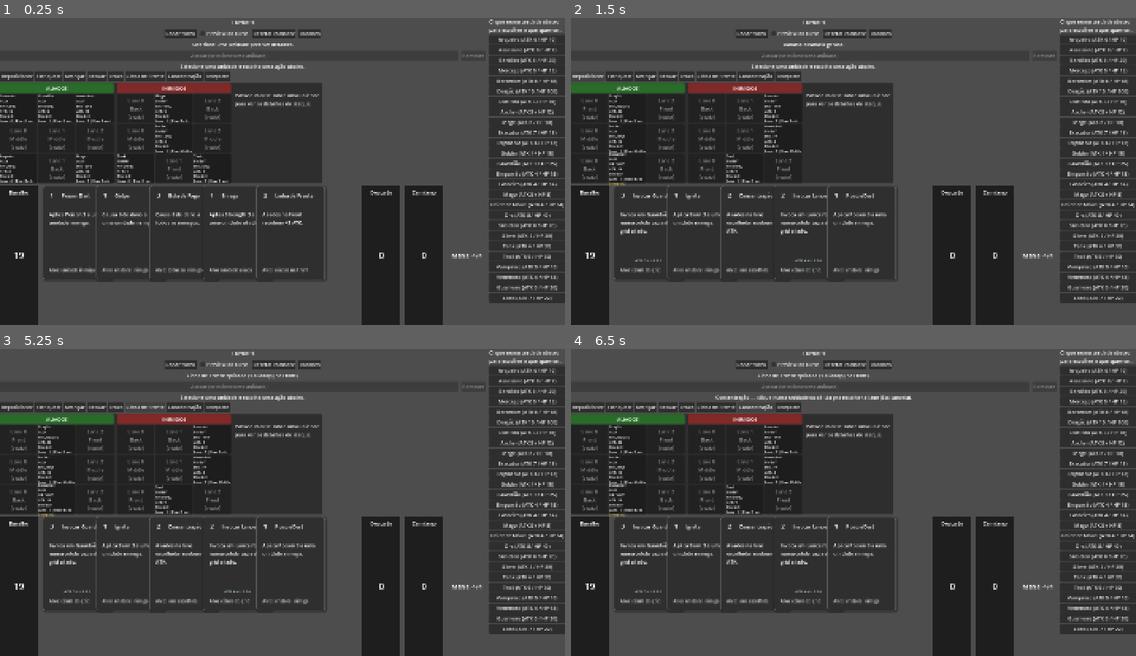
Above: before the commit, frames 1-4 (two rows, left to right).
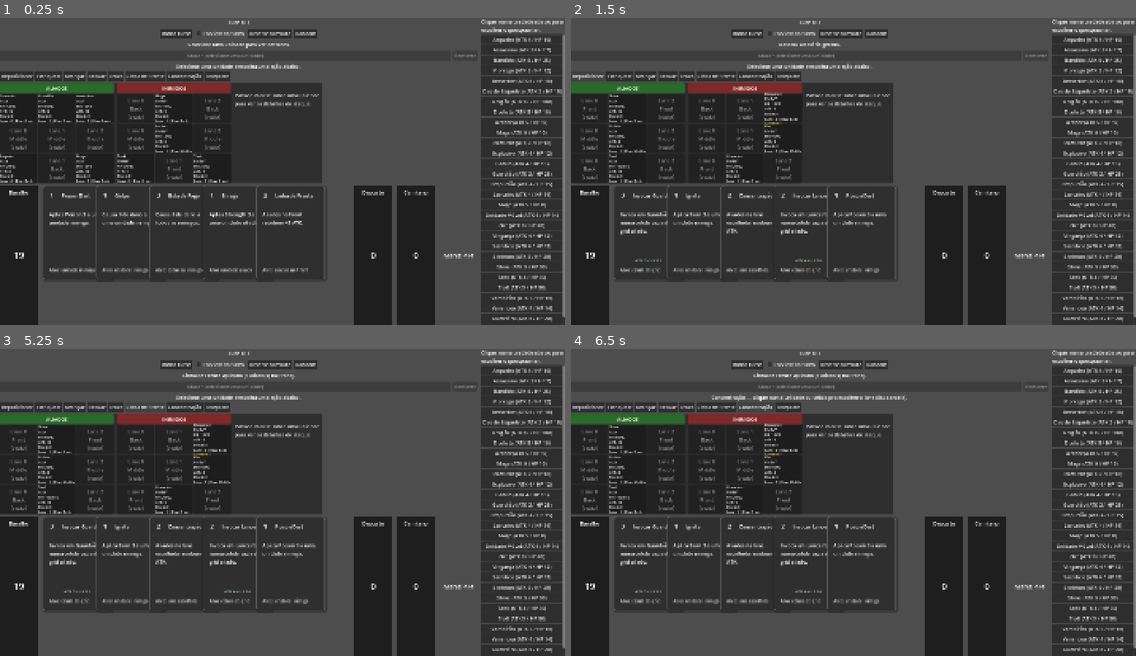
Above: after the commit, the same moments.

Repository: felippe-miguel/be-card
Game: Godot game, scene res://scenes/game.tscn
The game is run twice, just before and just after one commit, with the same random seed, the same clock (stepped at 60 frames per second) and the same inputs.
Inputs:
- Up to frame 1 (0.25 s): no input
- Up to frame 2 (1.5 s): click "Random" at 0.5 s; click "Reposicionar" at 1.25 s
- Up to frame 3 (5.25 s): click "Flanquear" at 2 s; click "Avançar" at 2.75 s; click "Recuar" at 3.5 s; click "Troca" at 4.25 s; click "Linha de Frente" at 5 s
- Up to frame 4 (6.5 s): click "Concentração" at 5.75 s

The runs differ from the first frame. In frame 1, 8.0% of the frame differs, in the area x 28-100%, y 0-100%; in frame 2, 8.5%; in frame 3, 8.6%; in frame 4, 8.7%, in the area x 6-100%, y 0-100%.

Commit message:
feat(combat): efeitos de morte (Etapa 4 do plano de mecanicas)
Explora a morte como evento de gameplay, nao so remocao de unidade
(docs/MECHANICS_EXECUTION_PLAN.md Etapa 4).

- BattleState.on_unit_died(): agora remove a unidade do grid
  explicitamente ANTES de disparar ON_DEATH, em vez de esperar a
  reacao normal a Unit.changed -- necessario pra Death Spawn poder
  invocar na mesma celula de quem morreu, que precisa estar livre
  nesse momento. lane/row/faction continuam capturados antes da
  remocao pro contexto do evento; a remocao reativa que aconteceria
  depois (via changed) vira um no-op seguro.
- resolve_trigger_targets(): dois alvos novos -- 'lane_allies'
  (Sacrifice: cura os aliados da mesma lane, mesma simplificacao ja
  usada pelo lane_enemies do Explosive) e 'all_allies'/'all_enemies'
  (Revenge: toda a faccao, qualquer lane -- reaproveita TargetSystem.
  get_units_by_faction(), o mesmo das cartas).
- execute_trigger_effect(): novo efeito 'summon' (Death Spawn) --
  resolvido a parte de resolve_trigger_targets()/apply_basic_effect()
  (nao afeta unidades existentes, cria uma nova), invoca na celula
  liberada de quem morreu.
- Conteudo de teste: Sacrificio (on_death -> cura aliados da lane),
  Vinganca (on_death -> Strength 1 pra todos os aliados), Ovo de
  Esqueleto (on_death -> invoca um Skeleton na propria celula).
  Explosivo (Etapa 2) ja cobria o caso 'Explosive' pedido pelo doc.

Validado com smoke test headless cobrindo os criterios de aceite:
cura restrita a lane certa, buff global, spawn na celula certa com a
faccao certa, cadeia de mortes (Explosive matando outro Explosive --
cada died disparou exatamente 1 vez, sem loop infinito) e duas mortes
simultaneas no mesmo turno de faccao sem quebrar o loop de combate.

Diff:
--- /dev/null
+++ b/data/units/death_spawn.json
@@ -0,0 +1,10 @@
+{
+  "id": "death_spawn",
+  "name": "Ovo de Esqueleto",
+  "max_hp": 10,
+  "attack": 2,
+  "attack_pattern": "lane_front",
+  "triggers": [
+    { "event": "on_death", "effect": { "type": "summon", "unit": "skeleton" } }
+  ]
+}
--- /dev/null
+++ b/data/units/revenge.json
@@ -0,0 +1,10 @@
+{
+  "id": "revenge",
+  "name": "Vingança",
+  "max_hp": 12,
+  "attack": 4,
+  "attack_pattern": "lane_front",
+  "triggers": [
+    { "event": "on_death", "effect": { "type": "apply_status", "target": "all_allies", "status": "strength", "stacks": 1 } }
+  ]
+}
--- /dev/null
+++ b/data/units/sacrifice.json
@@ -0,0 +1,10 @@
+{
+  "id": "sacrifice",
+  "name": "Sacrifício",
+  "max_hp": 12,
+  "attack": 4,
+  "attack_pattern": "lane_front",
+  "triggers": [
+    { "event": "on_death", "effect": { "type": "heal", "target": "lane_allies", "amount": 5 } }
+  ]
+}
--- a/scripts/battle_state.gd
+++ b/scripts/battle_state.gd
@@ -136,17 +136,27 @@
 func wire_unit_events(unit: Unit) -> void:
 	unit.died.connect(func(): on_unit_died(unit))
 
-## Chamado por Unit.died assim que hp chega a 0 — ainda ANTES da remoção do
-## grid (que só acontece reagindo a Unit.changed, emitido logo depois de
-## died dentro de take_damage()), por isso lane/row/faction ainda são
-## válidos aqui pra qualquer trigger ON_DEATH que precise de posição (ex.:
-## Explosive, que causa dano aos inimigos da mesma lane).
+## Chamado por Unit.died assim que hp chega a 0 — ainda ANTES da remoção
+## "reativa" do grid (que só aconteceria depois, reagindo a Unit.changed,
+## emitido logo depois de died dentro de take_damage()). Captura lane/row/
+## faction ANTES de remover (usados pelo context de ON_DEATH — Explosive/
+## Sacrifice/Revenge miram por posição/facção, não pela unidade em si), e
+## remove do grid AGORA, explicitamente, em vez de esperar a reação normal
+## — Death Spawn (docs/MECHANICS_EXECUTION_PLAN.md Etapa 4) invoca outra
+## unidade na MESMA célula de quem morreu, e isso só é possível se a
+## célula já estiver livre quando o trigger ON_DEATH rodar. remove_unit()
+## chamado de novo depois (reagindo a changed) é um no-op seguro — a
+## unidade já não está mais na célula (ver BattleFloor.remove_unit()).
 func on_unit_died(unit: Unit) -> void:
-	fire_event(unit, "on_death", {
+	var context = {
 		"lane": unit.lane,
 		"row": unit.row,
 		"faction": unit.faction,
-	})
+	}
+
+	battlefield.get_floor(0).remove_unit(unit)
+
+	fire_event(unit, "on_death", context)
 
 ## Passiva do Guardião: recalcula do zero, para cada facção, o bônus de
 ## HP máximo que cada unidade recebe de auras de aliados adjacentes —
@@ -322,7 +332,19 @@
 ## - "lane_enemies": inimigos (facção oposta à de context["faction"]) na
 ##   mesma lane de context["lane"] — usado por ON_DEATH (Explosive), cuja
 ##   posição vem de on_unit_died() (capturada antes da remoção do grid).
+## - "lane_allies": mesma ideia, mas aliados (mesma facção de context
+##   ["faction"]) na mesma lane — usado por ON_DEATH (Sacrifice). Mira
+##   TODOS os aliados da lane, não escolhe "o" aliado — mesma simplificação
+##   deliberada de lane_enemies (ver Explosive), evitando lógica de
+##   escolha (ex.: "o de menor HP") sem necessidade real ainda.
+## - "all_allies"/"all_enemies": toda unidade viva da facção (ou da oposta)
+##   de context["faction"], em qualquer lane — usado por ON_DEATH (Revenge:
+##   "todos os aliados ganham Strength 1"). Reaproveita TargetSystem.
+##   get_units_by_faction(), o mesmo usado por cartas "all_enemies"/
+##   "all_allies" (docs/MECHANICS_EXECUTION_PLAN.md Etapa 4).
 func resolve_trigger_targets(target_key: String, effect_owner: Unit, context: Dictionary) -> Array[Unit]:
+	var context_faction: Unit.Faction = context.get("faction", effect_owner.faction)
+
 	match target_key:
 		"self":
 			return [effect_owner]
@@ -337,40 +359,59 @@
 
 		"lane_enemies":
 			var lane: int = context.get("lane", -1)
-			var faction: Unit.Faction = context.get("faction", effect_owner.faction)
 
 			if lane < 0:
 				return []
 
-			var opposite_faction = target_system.get_opposite_faction(faction)
-
-			return battlefield.get_floor(0).get_lane_units(opposite_faction, lane)
+			return battlefield.get_floor(0).get_lane_units(target_system.get_opposite_faction(context_faction), lane)
+
+		"lane_allies":
+			var lane: int = context.get("lane", -1)
+
+			if lane < 0:
+				return []
+
+			return battlefield.get_floor(0).get_lane_units(context_faction, lane)
+
+		"all_allies":
+			return target_system.get_units_by_faction(context_faction)
+
+		"all_enemies":
+			return target_system.get_units_by_faction(target_system.get_opposite_faction(context_faction))
 
 		_:
 			print("Alvo de trigger desconhecido: ", target_key)
 			return []
 
-## Aplica o efeito de um trigger já com o alvo resolvido (ver
-## resolve_trigger_targets() acima). Dois efeitos merecem tratamento à
-## parte antes de cair no vocabulário genérico de EffectSystem.
-## apply_basic_effect() (docs/MECHANICS_EXECUTION_PLAN.md Etapa 3):
-## - "amount": "damage_dealt" é resolvido pro valor real de
+## Aplica o efeito de um trigger. Três efeitos merecem tratamento à parte
+## antes (ou em vez) de cair no vocabulário genérico de resolve_trigger_
+## targets()/EffectSystem.apply_basic_effect():
+## - "summon" (Death Spawn — docs/MECHANICS_EXECUTION_PLAN.md Etapa 4) não
+##   afeta uma lista de alvos existentes, cria uma unidade nova — por isso
+##   é resolvido ANTES de resolve_trigger_targets(), direto na célula de
+##   context["lane"]/["row"] (a de quem morreu; on_unit_died() já a deixou
+##   livre antes de disparar ON_DEATH — ver comentário lá).
+## - "move" (Etapa 3) também não é um efeito básico (mexe em posição, não
+##   em stats) — usa BattleFloor.move_unit() direto, igual às cartas de
+##   movimento já fazem; move_unit() já recusa sozinho sair do grid ou
+##   cair numa célula ocupada (Knockback: empurra o alvo).
+## - "amount": "damage_dealt" (Etapa 3) é resolvido pro valor real de
 ##   context["damage_dealt"] (Vampírico: "cura pelo dano causado", só
 ##   disponível como contexto de ON_HIT — ver execute_unit_attack()).
-## - "move" não é um efeito básico (mexe em posição, não em stats) — usa
-##   BattleFloor.move_unit() direto, igual às cartas de movimento já
-##   fazem; move_unit() já recusa sozinho sair do grid ou cair numa célula
-##   ocupada (Knockback: empurra o alvo, sem mecânica de movimento nova).
 func execute_trigger_effect(effect_owner: Unit, effect: Dictionary, context: Dictionary) -> void:
 	if effect.is_empty():
 		return
 
+	var type: String = effect.get("type", "")
+
+	if type == "summon":
+		execute_trigger_summon_effect(effect, context, effect_owner)
+		return
+
 	var targets = resolve_trigger_targets(effect.get("target", "self"), effect_owner, context)
 
 	if targets.is_empty():
 		return
-
-	var type: String = effect.get("type", "")
 
 	if type == "move":
 		var row_delta: int = effect.get("row_delta", 1)
@@ -393,6 +434,26 @@
 		resolved_effect["amount"] = context.get("damage_dealt", 0)
 
 	EffectSystem.apply_basic_effect(type, targets, resolved_effect)
+
+## Death Spawn (docs/MECHANICS_EXECUTION_PLAN.md Etapa 4): invoca effect
+## ["unit"] na célula de quem morreu (context["lane"]/["row"], da mesma
+## facção — context["faction"]). Silenciosamente não faz nada se a unidade
+## não existir ou a célula estiver ocupada (create_unit()/place_unit_at()
+## já cuidam disso sozinhos, mesma robustez de qualquer summon de carta).
+func execute_trigger_summon_effect(effect: Dictionary, context: Dictionary, effect_owner: Unit) -> void:
+	var lane: int = context.get("lane", -1)
+	var row: int = context.get("row", -1)
+
+	if lane < 0 or row < 0:
+		return
+
+	var faction: Unit.Faction = context.get("faction", effect_owner.faction)
+	var new_unit = create_unit(effect.get("unit", ""), faction)
+
+	if new_unit == null:
+		return
+
+	battlefield.get_floor(0).place_unit_at(new_unit, lane, row)
 
 ## Preview do checkbox "Rodar turno" (ver Game.update_turn_preview()):
 ## simula execute_full_turn() num clone completo e isolado do estado
